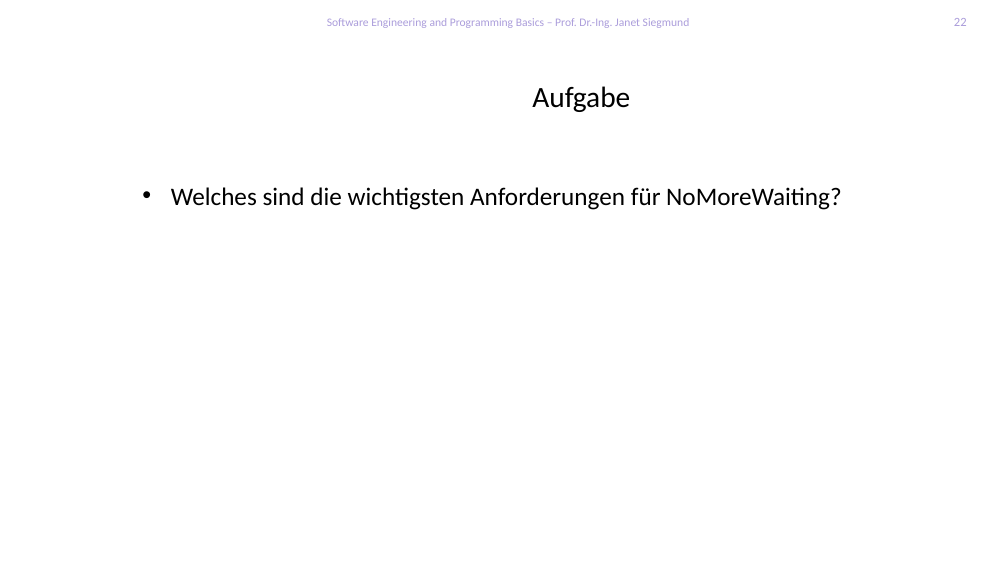
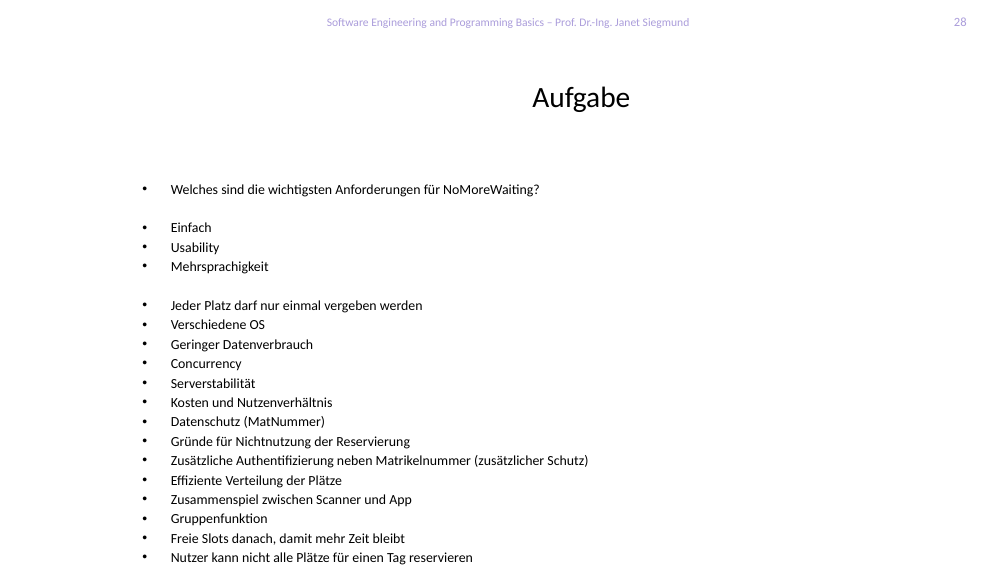
Before and after one commit to feigensp/lehre, a slide deck: slide 28 of se/slides/02_RequirementsEngineering.pptx (slide 22 before the commit). Drawn at 1008x567 pixels with LibreOffice and Linux fonts; fonts in the diff are those of the drawing; background and template pictures are left out. Boxes give left, top, right and bottom in pixels: in the first picture for what was removed or moved away, otherwise in the second. Text is boxed around its words. In the diff, an @@ line names an element or a change of style, - is before the commit and + after.

```diff
--- a/se/slides/02_RequirementsEngineering.pptx
+++ b/se/slides/02_RequirementsEngineering.pptx
@@ page number at box(954, 17, 967, 26): text changed @@
-22
+28
@@ text at box(171, 184, 540, 197): size 24 to 13.2 pt in "Welches sind die wichtigsten Anforderungen für NoMoreWaiting ..."; less space between paragraphs @@
@@ text at box(171, 222, 588, 565): paragraphs added @@
+• Einfach
+• Usability
+• Mehrsprachigkeit
+• Jeder Platz darf nur einmal vergeben werden
+• Verschiedene OS
+• Geringer Datenverbrauch
+• Concurrency
+• Serverstabilität
+• Kosten und Nutzenverhältnis
+• Datenschutz (MatNummer)
+• Gründe für Nichtnutzung der Reservierung
+• Zusätzliche Authentifizierung neben Matrikelnummer (zusätzlicher Schutz)
+• Effiziente Verteilung der Plätze
+• Zusammenspiel zwischen Scanner und App
+• Gruppenfunktion
+• Freie Slots danach, damit mehr Zeit bleibt
+• Nutzer kann nicht alle Plätze für einen Tag reservieren
+• Statusmeldung (z.B. Server geht nicht)
```
Also in this commit, not shown: 3 other slides changed, 6 slides added, 5 other files.
